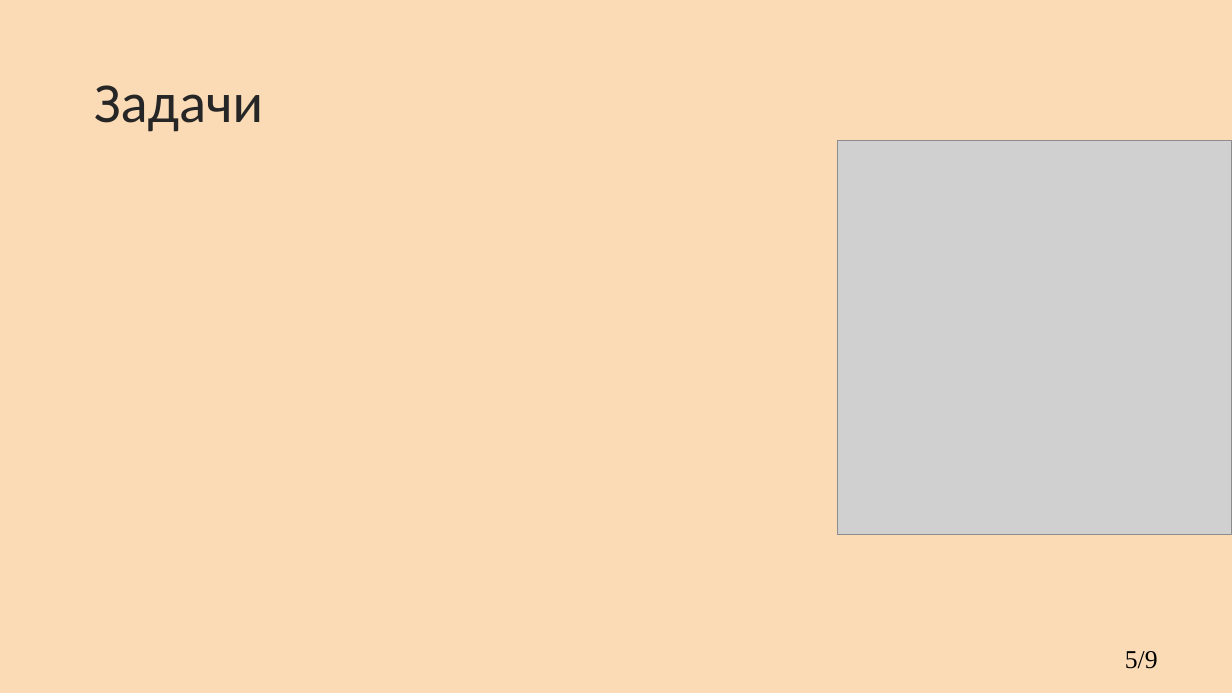
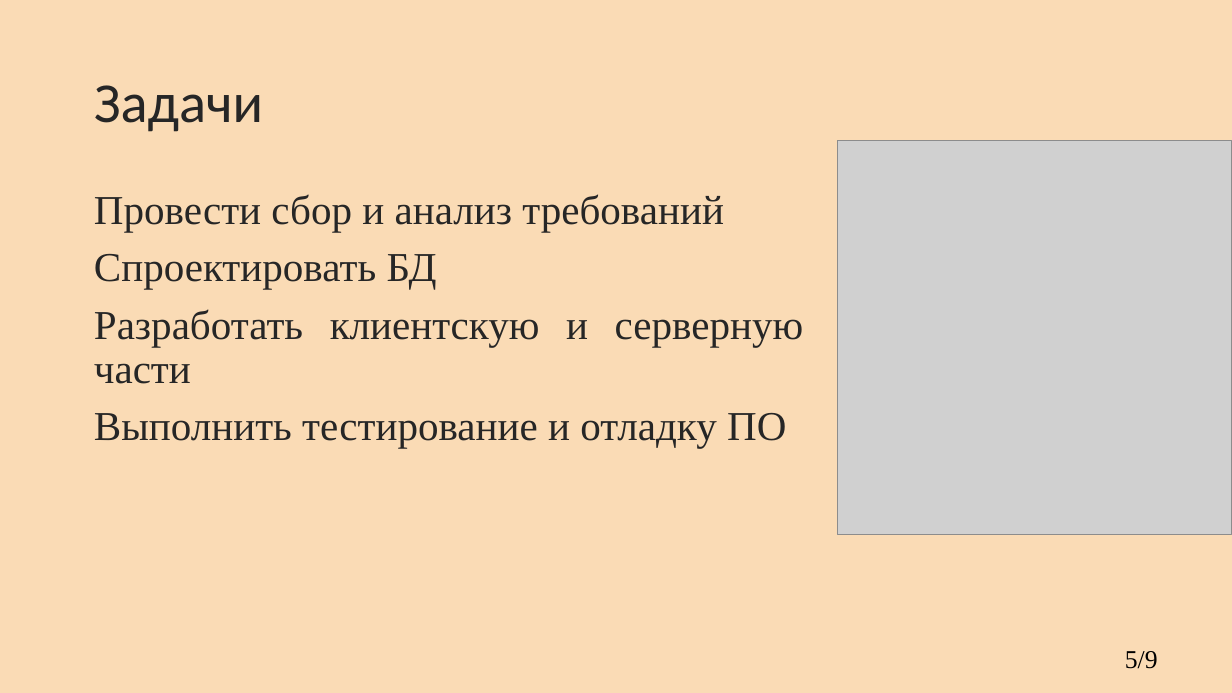
Before and after one commit to kkerra/CourseProject, a slide deck: slide 5 of кп.pptx. Drawn at 1232x693 pixels with LibreOffice and Linux fonts; fonts in the diff are those of the drawing; grey boxes stand for pictures; background and template pictures are left out. Boxes give left, top, right and bottom in pixels: in the first picture for what was removed or moved away, otherwise in the second. Text is boxed around its words. In the diff, an @@ line names an element or a change of style, - is before the commit and + after.

```diff
--- a/кп.pptx
+++ b/кп.pptx
@@ text added at bbox=[94, 194, 804, 448], 32 pt, text #262626 @@
+Провести сбор и анализ требований
+Спроектировать БД
+Разработать клиентскую и серверную части
+Выполнить тестирование и отладку ПО
```
Also in this commit, not shown: 5 other slides changed, 1 other file.
